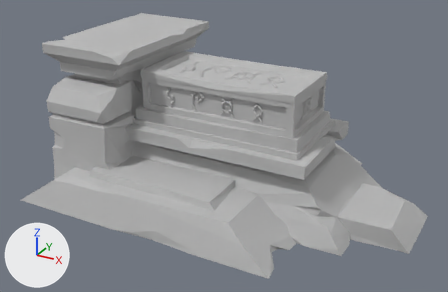
What one commit did to the FBX model Assets/Models/Camp/zhuchangjing_shiguan.fbx.
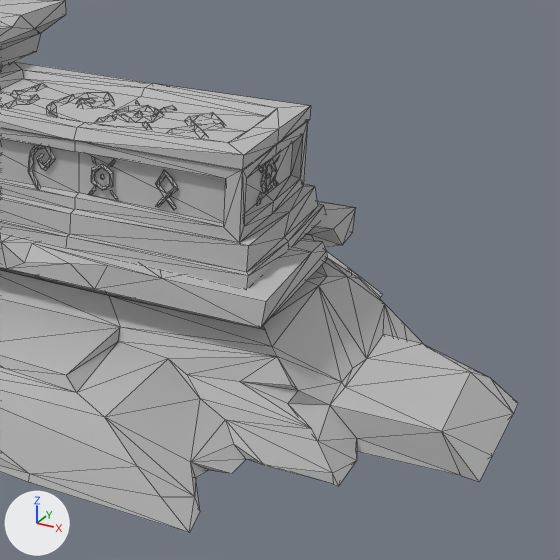
There are two pictures of each version: one whole from a camera (50 mm lens) standing at (7.81, -15.17, 6.72) and looking at (-0.28, -0.47, -0.63), one close up on the part from 40% to 100% of the width and 7% to 100% of the height. Lighting does not change. The marker at lower left points along +X, +Y and +Z. The close-ups show mesh edges as thin lines. Where no turn or scale is listed for an object, it has been applied to the vertices.

Names of what the first close-up shows: 'zhuchangjing_shiguan'.
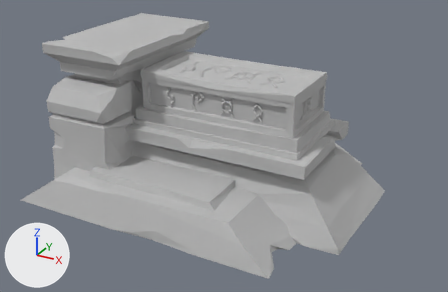
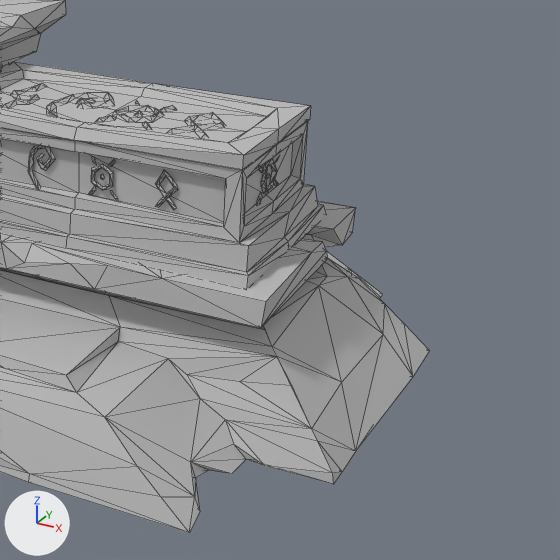
The change, as a diff of the scene's bpy script:
```diff
--- a/Assets/Models/Camp/zhuchangjing_shiguan.fbx.py
+++ b/Assets/Models/Camp/zhuchangjing_shiguan.fbx.py
@@ me_mesh @@
 # used by ob_zhuchangjing_shiguan; location = (0.0, 0.0, 0.0)
-me_mesh.from_pydata(...)  # 1152 vertices, 1892 faces; spans x -5.46..5.46, y -3.73..3.73, z -2.26..2.26
+me_mesh.from_pydata(...)  # 1129 vertices, 1846 faces; spans x -5.46..3.97, y -3.73..3.73, z -2.26..2.26
+# me_mesh part 1
+# 23 vertices are removed from x 3.07..5.46, y -1.96..1.24, z -2.26..-1.38
+# 61 faces are deleted
+# 15 new faces join them
 me_mesh.materials.append(mat_aistandardsurface1)
```

What differs and where, as boxes [x1, y1, x2, y2] in the close-ups (560 x 560 px):
'zhuchangjing_shiguan', reshaped
    before: [0, 0, 518, 533]
    after: [0, 0, 430, 533]
part 1 of me_mesh, cut back
    before: [241, 277, 518, 486]
    after: [241, 277, 413, 483]
